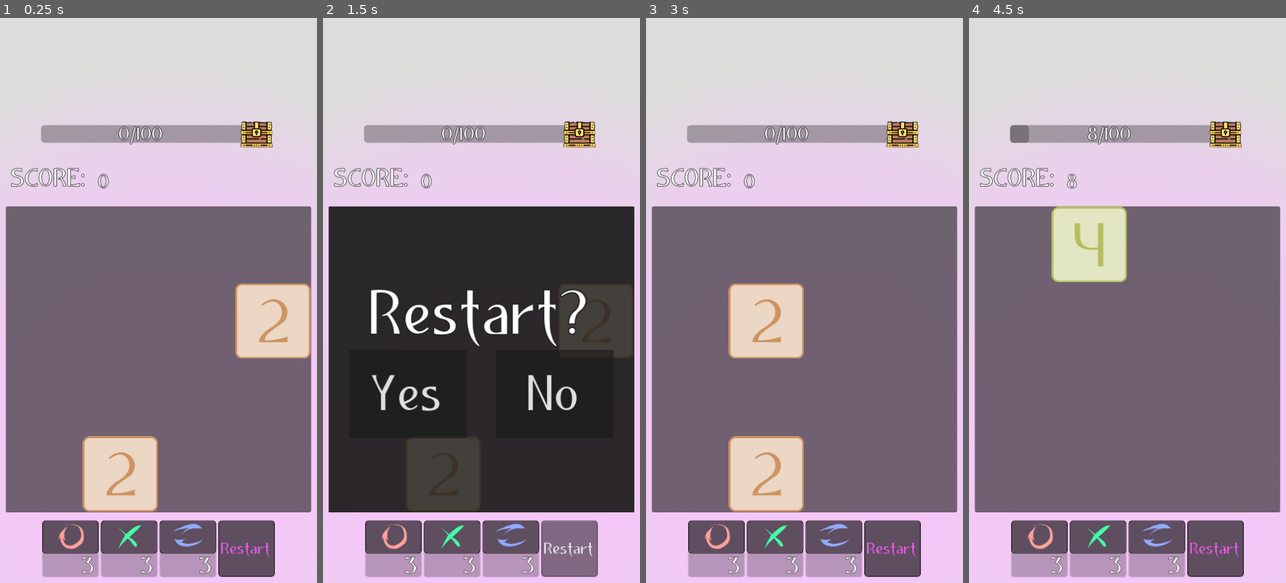
Above: before the commit, frames 1-4 (left to right).
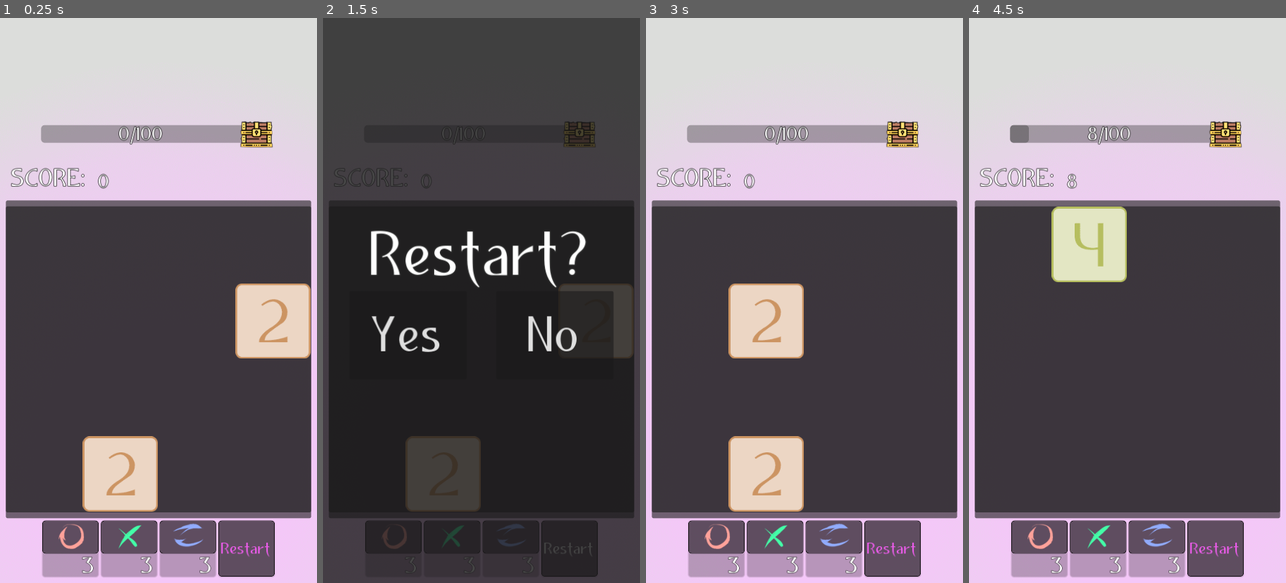
Above: after the commit, the same moments.

Repository: thagarion/2048
Game: Godot game, scene res://scenes/main.tscn
Two runs of this game, one before a commit and one after it. Both use one fixed random seed, a clock stepped at 60 frames per second and the inputs below.
Inputs (mouse positions are in pixels of both pictures, inside the frame that each line leads up to):
- Up to frame 1 (0.25 s): no input
- Up to frame 2 (1.5 s): click "Restart" at 0.5 s; click "Restart" at 1.25 s
- Up to frame 3 (3 s): click "Restart" at 2 s; click "Yes" at 2.75 s
- Up to frame 4 (4.5 s): click (1038, 537) at 3.52 s; tap Enter at 4.25 s; move the mouse to (1127, 357) at 4.27 s; hold Up (move up) from 4.28 s (still down); tap Right (move rigth) at 4.35 s; click (1127, 357) at 4.42 s

The runs differ from the first frame. In frame 1, 48% of the frame differs, in the area x 1-99%, y 32-89%; in frame 2, 53%, in the area x 0-100%, y 0-100%; in frame 3, 48%; in frame 4, 51%.

Commit message:
Add switch skill

Diff:
--- a/scenes/game/game.gd
+++ b/scenes/game/game.gd
@@ -22,6 +22,8 @@
 var swiping_current_position: Vector2
 
 var is_remove = false
+var is_switch = false
+var switch_tile = null
 
 func _ready():
 	for i in range(field_size):
@@ -75,30 +77,65 @@
 	for i in range(field_size):
 		for j in range(field_size):
 			if tile == tiles[i][j]:
-				tiles[i][j].queue_free()
-				tiles[i][j] = null
-				%SkillButtons.update_skill_count("Remove", -1)
-				break
-	is_remove = false
-	close_remove()
+				if is_remove:
+					tiles[i][j].queue_free()
+					tiles[i][j] = null
+					%SkillButtons.update_skill_count("Remove", -1)
+					close_selection()
+					return
+				if is_switch:
+					if switch_tile == null:
+						switch_tile = Vector2(i, j)
+						return
+					elif Vector2(i, j) != switch_tile:
+						var temp = tiles[switch_tile.x][switch_tile.y]
+						tiles[i][j].move(switch_tile.x, switch_tile.y)
+						tiles[switch_tile.x][switch_tile.y] = tiles[i][j]
+						temp.move(i, j)
+						tiles[i][j] = temp
+						is_switch = false
+						%SkillButtons.update_skill_count("Switch", -1)
+						close_selection()
+						return
 
 func _on_remove_button_remove():
-	if is_remove:
-		close_remove()
-	else:
+	if get_tiles_count() >= 2:
 		moving_disable(true)
 		%SelectTilePopUp.show()
+		z_index = 1
 		is_remove = true
 		for i in range(field_size):
 			for j in range(field_size):
 				if tiles[i][j] != null:
 					tiles[i][j].input_disable(false)
 
+func _on_switch_button_switch():
+	if get_tiles_count() >= 2:
+		moving_disable(true)
+		%SelectTilePopUp.show()
+		z_index = 1
+		is_switch = true
+		for i in range(field_size):
+			for j in range(field_size):
+				if tiles[i][j] != null:
+					tiles[i][j].input_disable(false)
+
+func get_tiles_count() -> int:
+	var result = 0
+	for i in range(field_size):
+			for j in range(field_size):
+				if tiles[i][j] != null:
+					result += 1
+	return result
+
 func set_pack(pack: String):
 	pack_name = pack
 
-func close_remove():
+func close_selection():
 	is_remove = false
+	is_switch = false
+	switch_tile = null
+	z_index = 0
 	%SelectTilePopUp.hide()
 	moving_disable(false)
 	for i in range(field_size):
--- a/scenes/main.gd
+++ b/scenes/main.gd
@@ -5,7 +5,7 @@
 func _ready():
 	pack_name = Items.get_random_pack()
 	%Game.set_pack(pack_name)
-	$CanvasLayer/TextureRect.texture = Items.get_background(pack_name)
+	$MainCanvasLayer/TextureRect.texture = Items.get_background(pack_name)
 	%Game.start_game()
 
 func _process(_delta):
--- a/scenes/main.tscn
+++ b/scenes/main.tscn
@@ -11,9 +11,9 @@
 [node name="Main" type="Node2D"]
 script = ExtResource("1_iube1")
 
-[node name="CanvasLayer" type="CanvasLayer" parent="."]
+[node name="MainCanvasLayer" type="CanvasLayer" parent="."]
 
-[node name="TextureRect" type="TextureRect" parent="CanvasLayer"]
+[node name="TextureRect" type="TextureRect" parent="MainCanvasLayer"]
 anchors_preset = 15
 anchor_right = 1.0
 anchor_bottom = 1.0
@@ -23,7 +23,7 @@
 expand_mode = 4
 stretch_mode = 6
 
-[node name="VBoxContainer" type="VBoxContainer" parent="CanvasLayer"]
+[node name="VBoxContainer" type="VBoxContainer" parent="MainCanvasLayer"]
 anchors_preset = 7
 anchor_left = 0.5
 anchor_top = 1.0
@@ -35,7 +35,7 @@
 grow_horizontal = 2
 grow_vertical = 0
 
-[node name="ScoreMarginContainer" type="MarginContainer" parent="CanvasLayer/VBoxContainer"]
+[node name="ScoreMarginContainer" type="MarginContainer" parent="MainCanvasLayer/VBoxContainer"]
 layout_mode = 2
 size_flags_vertical = 10
 theme_override_constants/margin_left = 20
@@ -43,58 +43,74 @@
 theme_override_constants/margin_right = 20
 theme_override_constants/margin_bottom = 10
 
-[node name="Score" parent="CanvasLayer/VBoxContainer/ScoreMarginContainer" instance=ExtResource("2_qer5e")]
+[node name="Score" parent="MainCanvasLayer/VBoxContainer/ScoreMarginContainer" instance=ExtResource("2_qer5e")]
 layout_mode = 2
 
-[node name="GameMarginContainer" type="MarginContainer" parent="CanvasLayer/VBoxContainer"]
+[node name="Panel" type="Panel" parent="MainCanvasLayer/VBoxContainer"]
+custom_minimum_size = Vector2(520, 540)
 layout_mode = 2
+size_flags_horizontal = 4
+size_flags_vertical = 0
+
+[node name="GameCanvasLayer" type="CanvasLayer" parent="MainCanvasLayer/VBoxContainer"]
+layer = 2
+
+[node name="GameMarginContainer" type="MarginContainer" parent="MainCanvasLayer/VBoxContainer/GameCanvasLayer"]
+offset_top = 310.0
+offset_right = 540.0
+offset_bottom = 850.0
 size_flags_vertical = 10
 theme_override_constants/margin_left = 10
 theme_override_constants/margin_top = 10
 theme_override_constants/margin_right = 10
 theme_override_constants/margin_bottom = 10
 
-[node name="Panel" type="Panel" parent="CanvasLayer/VBoxContainer/GameMarginContainer"]
+[node name="Panel" type="Panel" parent="MainCanvasLayer/VBoxContainer/GameCanvasLayer/GameMarginContainer"]
 layout_mode = 2
 
-[node name="SelectTilePopUp" parent="CanvasLayer/VBoxContainer/GameMarginContainer" instance=ExtResource("6_djs5n")]
+[node name="Game" parent="MainCanvasLayer/VBoxContainer/GameCanvasLayer/GameMarginContainer" instance=ExtResource("1_kbx01")]
 unique_name_in_owner = true
-visible = false
-layout_mode = 2
-
-[node name="Game" parent="CanvasLayer/VBoxContainer/GameMarginContainer" instance=ExtResource("1_kbx01")]
-unique_name_in_owner = true
+visibility_layer = 2
+z_as_relative = false
 custom_minimum_size = Vector2(520, 520)
 layout_mode = 2
 
-[node name="RestartGamePopUp" parent="CanvasLayer/VBoxContainer/GameMarginContainer" instance=ExtResource("5_k8x16")]
-unique_name_in_owner = true
-visible = false
-layout_mode = 2
-
-[node name="OpenChestPopUp" parent="CanvasLayer/VBoxContainer/GameMarginContainer" instance=ExtResource("7_6cf5g")]
-unique_name_in_owner = true
-visible = false
-layout_mode = 2
-
-[node name="SkillsMarginContainer" type="MarginContainer" parent="CanvasLayer/VBoxContainer"]
+[node name="SkillsMarginContainer" type="MarginContainer" parent="MainCanvasLayer/VBoxContainer"]
 layout_mode = 2
 theme_override_constants/margin_bottom = 10
 
-[node name="SkillButtons" parent="CanvasLayer/VBoxContainer/SkillsMarginContainer" instance=ExtResource("4_78tsy")]
+[node name="SkillButtons" parent="MainCanvasLayer/VBoxContainer/SkillsMarginContainer" instance=ExtResource("4_78tsy")]
 unique_name_in_owner = true
 layout_mode = 2
 size_flags_horizontal = 4
 size_flags_vertical = 4
 theme = null
 
-[connection signal="chest_open" from="CanvasLayer/VBoxContainer/ScoreMarginContainer/Score" to="." method="_on_score_chest_open"]
-[connection signal="score_signal" from="CanvasLayer/VBoxContainer/GameMarginContainer/Game" to="CanvasLayer/VBoxContainer/ScoreMarginContainer/Score" method="_on_game_score_signal"]
-[connection signal="skill" from="CanvasLayer/VBoxContainer/GameMarginContainer/Game" to="CanvasLayer/VBoxContainer/SkillsMarginContainer/SkillButtons/HBoxContainer/UndoButton" method="_on_game_skill"]
-[connection signal="restart_no" from="CanvasLayer/VBoxContainer/GameMarginContainer/RestartGamePopUp" to="." method="_on_restart_game_pop_up_restart_no"]
-[connection signal="restart_yes" from="CanvasLayer/VBoxContainer/GameMarginContainer/RestartGamePopUp" to="." method="_on_restart_game_pop_up_restart_yes"]
-[connection signal="gui_input" from="CanvasLayer/VBoxContainer/GameMarginContainer/OpenChestPopUp" to="." method="_on_open_chest_pop_up_gui_input"]
-[connection signal="remove" from="CanvasLayer/VBoxContainer/SkillsMarginContainer/SkillButtons/HBoxContainer/RemoveButton" to="CanvasLayer/VBoxContainer/GameMarginContainer/Game" method="_on_remove_button_remove"]
-[connection signal="restart" from="CanvasLayer/VBoxContainer/SkillsMarginContainer/SkillButtons/HBoxContainer/RestartButton" to="." method="_on_restart_button_restart"]
+[node name="SelectTilePopUp" parent="MainCanvasLayer" instance=ExtResource("6_djs5n")]
+unique_name_in_owner = true
+visible = false
 
-[editable path="CanvasLayer/VBoxContainer/SkillsMarginContainer/SkillButtons"]
+[node name="PopUpCanvasLayer" type="CanvasLayer" parent="."]
+layer = 3
+
+[node name="OpenChestPopUp" parent="PopUpCanvasLayer" instance=ExtResource("7_6cf5g")]
+unique_name_in_owner = true
+visible = false
+size_flags_horizontal = 4
+size_flags_vertical = 4
+
+[node name="RestartGamePopUp" parent="PopUpCanvasLayer" instance=ExtResource("5_k8x16")]
+unique_name_in_owner = true
+visible = false
+
+[connection signal="chest_open" from="MainCanvasLayer/VBoxContainer/ScoreMarginContainer/Score" to="." method="_on_score_chest_open"]
+[connection signal="score_signal" from="MainCanvasLayer/VBoxContainer/GameCanvasLayer/GameMarginContainer/Game" to="MainCanvasLayer/VBoxContainer/ScoreMarginContainer/Score" method="_on_game_score_signal"]
+[connection signal="skill" from="MainCanvasLayer/VBoxContainer/GameCanvasLayer/GameMarginContainer/Game" to="MainCanvasLayer/VBoxContainer/SkillsMarginContainer/SkillButtons/HBoxContainer/UndoButton" method="_on_game_skill"]
+[connection signal="remove" from="MainCanvasLayer/VBoxContainer/SkillsMarginContainer/SkillButtons/HBoxContainer/RemoveButton" to="MainCanvasLayer/VBoxContainer/GameCanvasLayer/GameMarginContainer/Game" method="_on_remove_button_remove"]
+[connection signal="switch" from="MainCanvasLayer/VBoxContainer/SkillsMarginContainer/SkillButtons/HBoxContainer/SwitchButton" to="MainCanvasLayer/VBoxContainer/GameCanvasLayer/GameMarginContainer/Game" method="_on_switch_button_switch"]
+[connection signal="restart" from="MainCanvasLayer/VBoxContainer/SkillsMarginContainer/SkillButtons/HBoxContainer/RestartButton" to="." method="_on_restart_button_restart"]
+[connection signal="gui_input" from="PopUpCanvasLayer/OpenChestPopUp" to="." method="_on_open_chest_pop_up_gui_input"]
+[connection signal="restart_no" from="PopUpCanvasLayer/RestartGamePopUp" to="." method="_on_restart_game_pop_up_restart_no"]
+[connection signal="restart_yes" from="PopUpCanvasLayer/RestartGamePopUp" to="." method="_on_restart_game_pop_up_restart_yes"]
+
+[editable path="MainCanvasLayer/VBoxContainer/SkillsMarginContainer/SkillButtons"]
--- a/scripts/items.gd
+++ b/scripts/items.gd
@@ -18,21 +18,21 @@
 func _init():
 	var item_remove = Item.new()
 	item_remove.name = "Remove"
-	item_remove.texture = load("res://textures/skills/remove.png")
+	item_remove.texture = load("res://textures/skills/remove-card.png")
 	item_remove.description = "Remove one tile"
 	item_remove.is_skill = true
 	skills.append(item_remove)
 
 	var item_undo = Item.new()
 	item_undo.name = "Undo"
-	item_undo.texture = load("res://textures/skills/undo.png")
+	item_undo.texture = load("res://textures/skills/undo-card.png")
 	item_undo.description = "Undo last step"
 	item_undo.is_skill = true
 	skills.append(item_undo)
 
 	var item_switch = Item.new()
 	item_switch.name = "Switch"
-	item_switch.texture = load("res://textures/skills/switch.png")
+	item_switch.texture = load("res://textures/skills/switch-card.png")
 	item_switch.description = "Switch tiles"
 	item_switch.is_skill = true
 	skills.append(item_switch)
Binary file removed: textures/skills/background.png
Binary file removed: textures/skills/border.png
Binary file added: textures/skills/remove-card.png
Not shown, changed: textures/skills/remove-card.png.import
Binary file removed: textures/skills/restart.png
Binary file added: textures/skills/switch-card.png
Not shown, changed: textures/skills/switch-card.png.import
Binary file added: textures/skills/undo-card.png
Not shown, changed: textures/skills/undo-card.png.import
